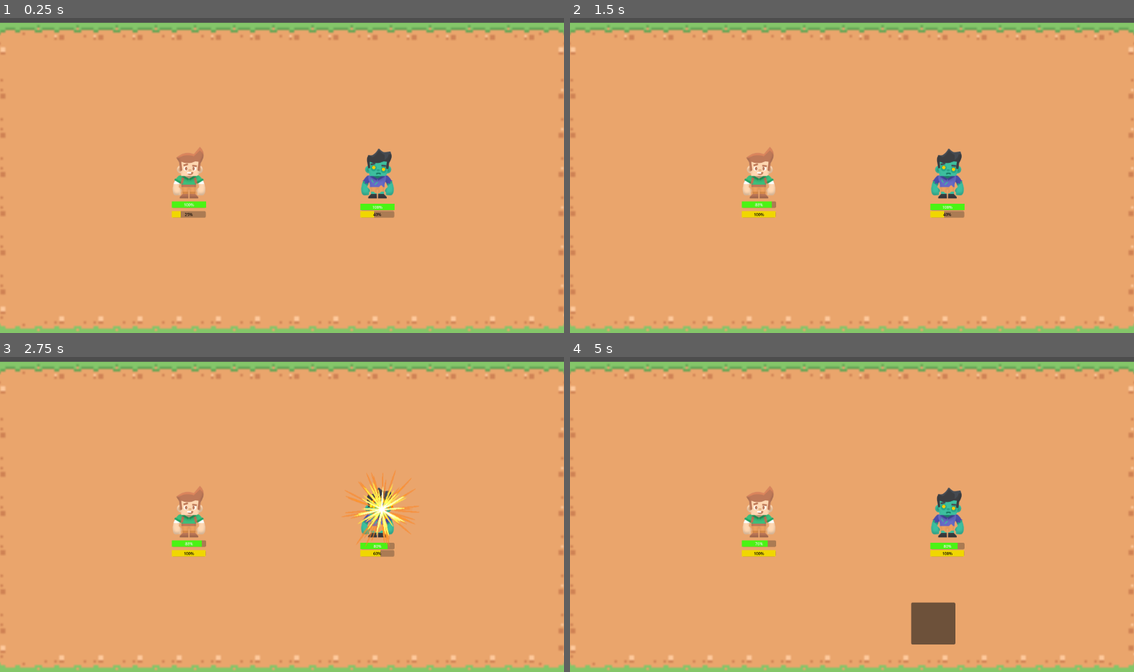
Above: before the commit, frames 1-4 (two rows, left to right).
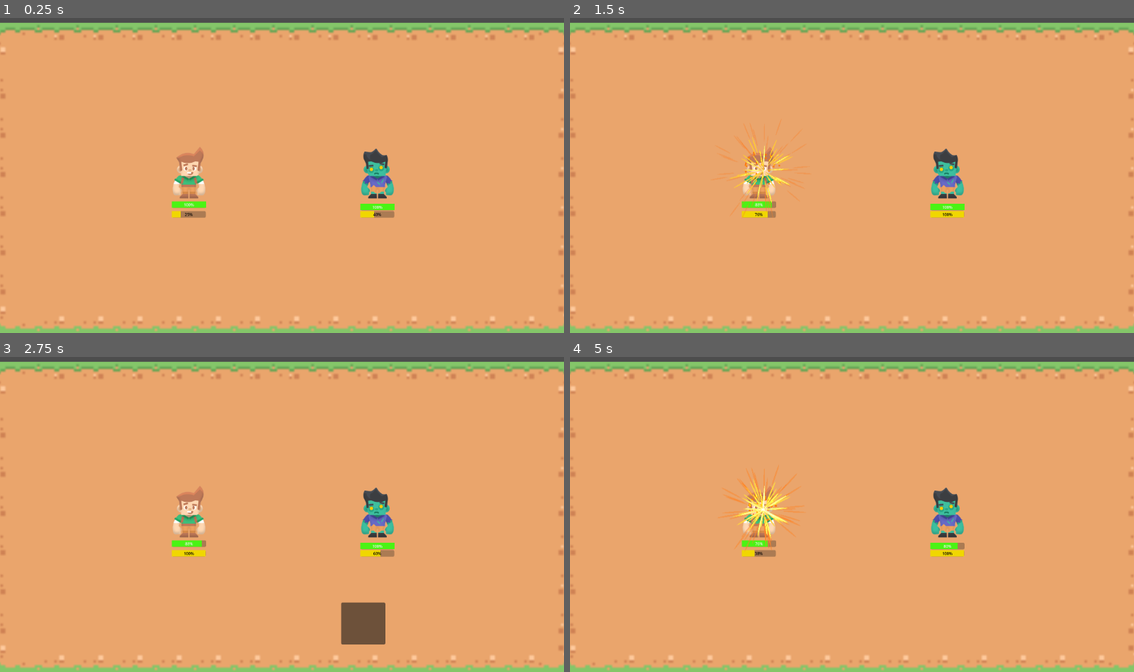
Above: after the commit, the same moments.

Repository: fadhilbagi/godot_first_rpg
Game: Godot game, scene res://levels/Battleground.tscn
Two runs of this game, one before a commit and one after it. Both use one fixed random seed, a clock stepped at 60 frames per second and the inputs below.
Inputs (mouse positions are in pixels of both pictures, inside the frame that each line leads up to):
- Up to frame 1 (0.25 s): no input
- Up to frame 2 (1.5 s): tap Enter at 0.5 s
- Up to frame 3 (2.75 s): click (360, 624) at 2.02 s
- Up to frame 4 (5 s): click (930, 624) at 2.77 s; tap Space at 4.25 s

The runs differ from the first frame. In frame 1, 0.2% of the frame differs, in the area x 64-70%, y 41-54%; in frame 2, 0.9%; in frame 3, 2.1%; in frame 4, 2.2%, in the area x 26-70%, y 34-92%.

Commit message:
adding default attack animation

Diff:
--- a/characters/enemy/Enemy.tres
+++ b/characters/enemy/Enemy.tres
@@ -1,6 +1,22 @@
-[gd_resource type="SpriteFrames" load_steps=3 format=3 uid="uid://cvj778tecl3qn"]
+[gd_resource type="SpriteFrames" load_steps=7 format=3 uid="uid://cvj778tecl3qn"]
 
 [ext_resource type="Texture2D" uid="uid://22jqrin7wgvu" path="res://Tilemap/character_zombie_sheetHD.png" id="1_73xim"]
+
+[sub_resource type="AtlasTexture" id="AtlasTexture_wnckm"]
+atlas = ExtResource("1_73xim")
+region = Rect2(0, 768, 192, 256)
+
+[sub_resource type="AtlasTexture" id="AtlasTexture_yfukf"]
+atlas = ExtResource("1_73xim")
+region = Rect2(192, 768, 192, 256)
+
+[sub_resource type="AtlasTexture" id="AtlasTexture_2bwjq"]
+atlas = ExtResource("1_73xim")
+region = Rect2(384, 768, 192, 256)
+
+[sub_resource type="AtlasTexture" id="AtlasTexture_a4g7y"]
+atlas = ExtResource("1_73xim")
+region = Rect2(576, 768, 192, 256)
 
 [sub_resource type="AtlasTexture" id="AtlasTexture_cb1pf"]
 atlas = ExtResource("1_73xim")
@@ -10,6 +26,23 @@
 animations = [{
 "frames": [{
 "duration": 1.0,
+"texture": SubResource("AtlasTexture_wnckm")
+}, {
+"duration": 1.0,
+"texture": SubResource("AtlasTexture_yfukf")
+}, {
+"duration": 1.0,
+"texture": SubResource("AtlasTexture_2bwjq")
+}, {
+"duration": 1.0,
+"texture": SubResource("AtlasTexture_a4g7y")
+}],
+"loop": true,
+"name": &"attack",
+"speed": 5.0
+}, {
+"frames": [{
+"duration": 1.0,
 "texture": SubResource("AtlasTexture_cb1pf")
 }],
 "loop": true,
--- a/characters/enemy/Enemy.tscn
+++ b/characters/enemy/Enemy.tscn
@@ -10,6 +10,7 @@
 position = Vector2(0, -2)
 scale = Vector2(0.1, 0.1)
 sprite_frames = ExtResource("1_ua3gk")
+flip_h = true
 script = ExtResource("2_vpaj8")
 
 [node name="HealthBar" parent="." instance=ExtResource("3_wqqju")]
--- a/characters/enemy/EnemyAlgo.gd
+++ b/characters/enemy/EnemyAlgo.gd
@@ -1,10 +1,12 @@
 extends Node2D
 
 var battleService
+var battleground
 var targetLowestHp
 # Called when the node enters the scene tree for the first time.
 func _ready():
 	battleService = get_node("/root/Battleground/BattleService")
+	battleground = get_node("/root/Battleground")
 	pass # Replace with function body.
 
 
@@ -14,11 +16,11 @@
 
 func attack(executer,targets):
 	var lowestHp = null
+	var skill = battleground.skills_scene.instantiate()
 
 	for target in targets:
 		if lowestHp == null || lowestHp > target.hp :
 			lowestHp = target.hp
 			targetLowestHp = target
 
-	battleService.DealDamage(targetLowestHp,executer.attack)
-	battleService.EndTurn(executer)
+	battleService.defaultAttack(executer,skill,targetLowestHp.position,targetLowestHp)
--- a/feature/battle/BattleService.gd
+++ b/feature/battle/BattleService.gd
@@ -16,17 +16,11 @@
 
 func _on_skill_1_button_down():
 	var executer = battleground.highestObject
+	var target =  battleground.mob
 	var skill = battleground.skills_scene.instantiate()
 
 	get_node("/root/Battleground/HUD/Skills").hide()
-	StartAttack(executer)
-	await get_tree().create_timer(0.6).timeout
-
-	StartSkill(skill)
-	EndAttack(executer)
-	DealDamage(battleground.mob,executer.attack)
-	EndSkill(skill)
-	EndTurn(executer)
+	defaultAttack(executer,skill,target.position,target)
 
 func DealDamage(target,value):
 	target.takeDamage(value)
@@ -36,14 +30,24 @@
 	object.get_node("ActionBar").value = 0
 	speedTimer.start()
 
-func StartSkill(skill):
-	skill.position = battleground.mob_spawn_location[0]
+func StartSkill(skill,target):
+	skill.position = target.position
 	get_parent().add_child(skill)
 	skill.play("default")
 func EndSkill(skill):
 	await get_tree().create_timer(0.6).timeout
 	skill.queue_free()
+
 func StartAttack(object):
 	object.play("attack")
 func EndAttack(object):
 	object.play("default")
+
+func defaultAttack(executer,skill,targetLocation,targetObject):
+	StartAttack(executer)
+	await get_tree().create_timer(0.6).timeout
+	StartSkill(skill,targetObject)
+	EndAttack(executer)
+	DealDamage(targetObject,executer.attack)
+	EndSkill(skill)
+	EndTurn(executer)
--- a/levels/Battleground.gd
+++ b/levels/Battleground.gd
@@ -18,10 +18,10 @@
 	get_tree().call_group(&"players", &"queue_free")
 
 	player = player_scene.instantiate()
-	prepareAndInstanciate(player,player_spawn_location,0)
+	prepareAndInstantiate(player,player_spawn_location,0)
 
 	mob = mob_scene.instantiate()
-	prepareAndInstanciate(mob,mob_spawn_location,0)
+	prepareAndInstantiate(mob,mob_spawn_location,0)
 
 	$HUD/Skills.hide()
 	$SpeedTimer.start()
@@ -30,7 +30,7 @@
 func _process(delta):
 	pass
 
-func prepareAndInstanciate(object,location,index):
+func prepareAndInstantiate(object,location,index):
 	if(object.name == "Player"):
 		location.push_back($Player1Start.position)
 	else :
